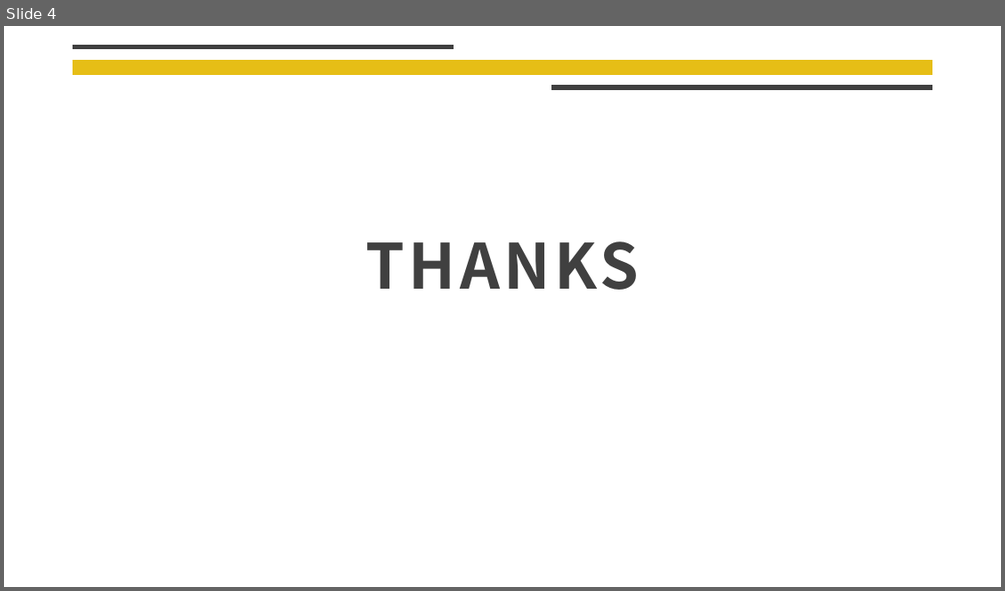
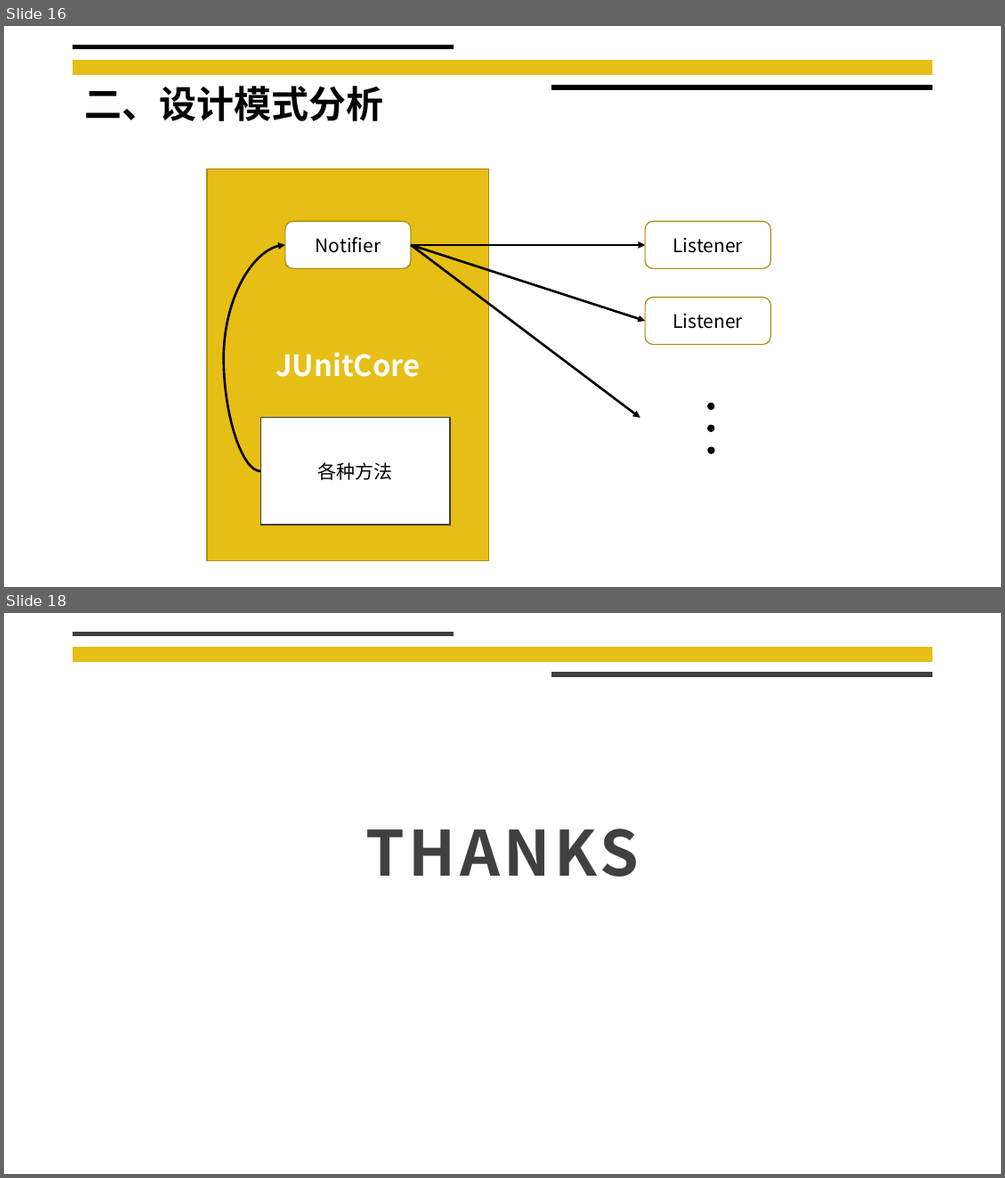
Before and after one commit to liangliang678/UCAS_OOP, a slide deck: Assignment2/课堂研讨.pptx. Shown one above the other, each under a label of ours: slide 4 before the commit, slides 16 and 18 after it; the slides between them are not shown. The pictures are 1005x591 and 1005x1178 pixels, drawn with LibreOffice and Linux fonts; fonts in the diff are those of the drawing; background and template pictures are left out. Boxes give left, top, right and bottom in pixels: in the first picture for what was removed or moved away, otherwise in the second. Text is boxed around its words. In the diff, an @@ line names an element or a change of style, - is before the commit and + after.

```diff
--- a/Assignment2/课堂研讨.pptx
+++ b/Assignment2/课堂研讨.pptx
@@ slide 16 added at box(4, 26, 1001, 587), background #FFFFFF; not listed: 1 template element that a slide beside it also shows @@
@@ line added from (73, 47) to (453, 47), #000000 4.5 pt @@
@@ text added at box(84, 86, 383, 121), 36 pt, text #000000, bold @@
+二、设计模式分析
@@ line added from (551, 87) to (933, 87), #000000 4.5 pt @@
@@ rectangle added at box(208, 168, 489, 561), fill #E6BE16, outline #AA8D10 1 pt, 28 pt, text #FFFFFF, bold @@
+JUnitCore
@@ rounded rectangle added at box(285, 221, 411, 268), fill #FFFFFF, outline #AA8D10 1 pt, 18 pt, text #000000 @@
+Notifier
@@ rounded rectangle added at box(645, 221, 770, 268), fill #FFFFFF, outline #AA8D10 1 pt, 18 pt, text #000000 @@
+Listener
@@ curved arrow added from (260, 471) to (285, 245), #000000 2.25 pt @@
@@ arrow added from (411, 245) to (645, 245), #000000 2.25 pt @@
@@ arrow added from (411, 245) to (645, 321), #000000 2.25 pt @@
@@ arrow added from (411, 245) to (640, 418), #000000 2.25 pt @@
@@ rounded rectangle added at box(645, 297, 770, 345), fill #FFFFFF, outline #AA8D10 1 pt, 18 pt, text #000000 @@
+Listener
@@ rectangle added at box(260, 418, 450, 524), fill #FFFFFF, outline #3F3F3F 1 pt, 18 pt, text #000000 @@
+各种方法
@@ ellipse added at box(708, 402, 713, 409), fill #000000, outline #000000 1 pt @@
@@ ellipse added at box(708, 426, 713, 431), fill #000000, outline #000000 1 pt @@
@@ ellipse added at box(708, 447, 714, 453), fill #000000, outline #000000 1 pt @@
@@ what was slide 4 is now slide 18 @@
```
Also in this commit, not shown: 3 slides changed, 13 other slides added.
